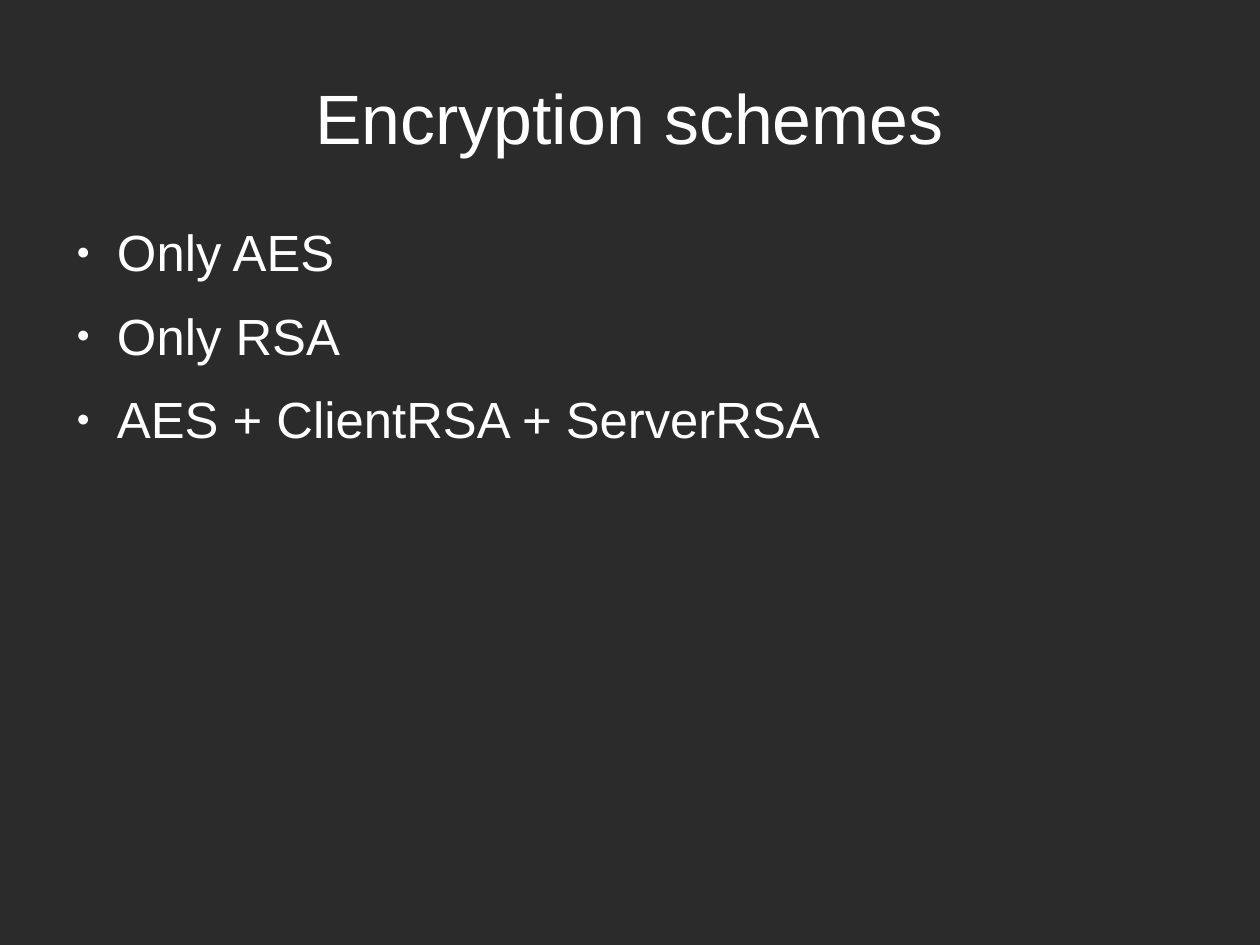
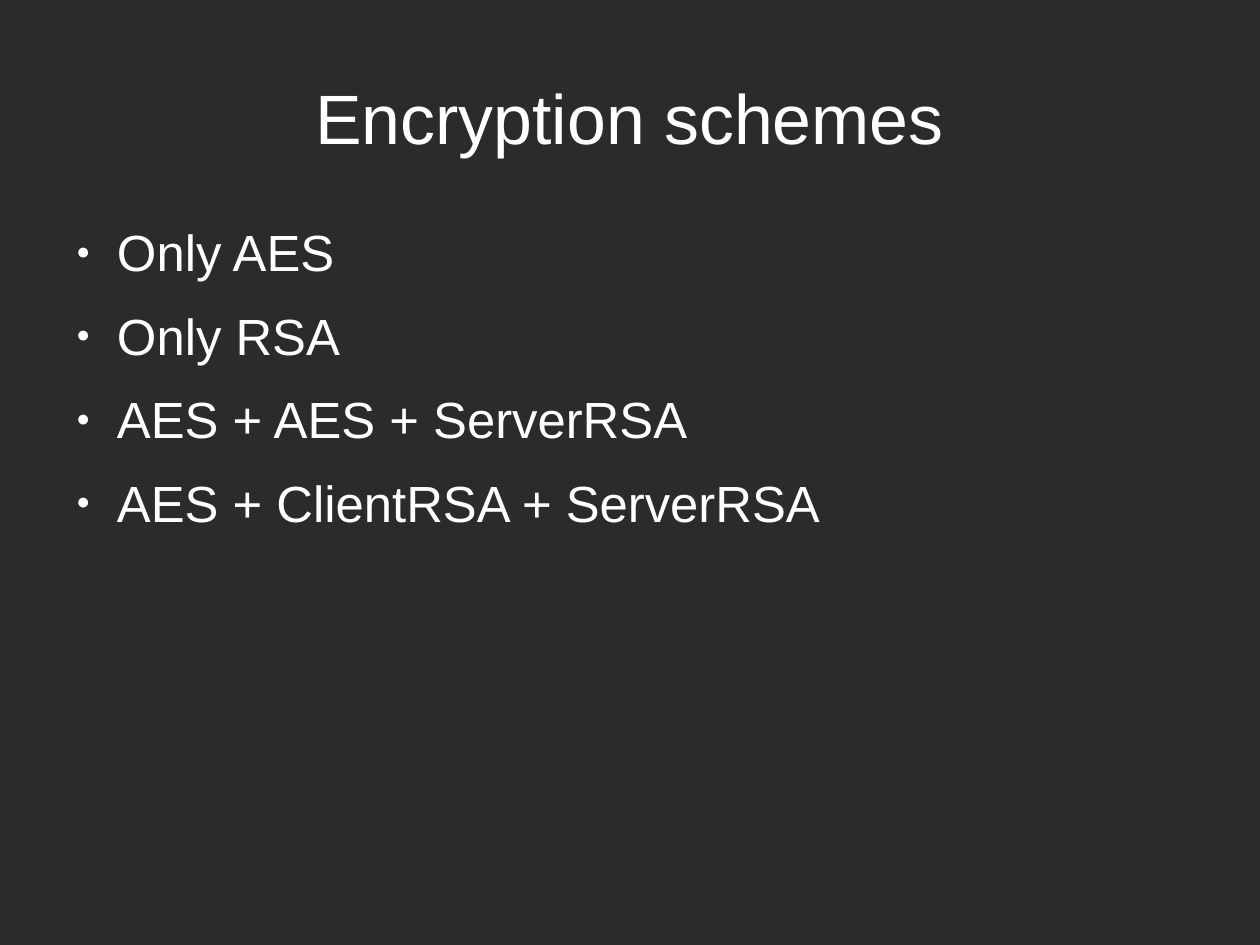
Before and after one commit to tarcisio-marinho/GonnaCry, a slide deck: slide 5 of Python/talk/na_beira_do_rio.odp. Drawn at 1260x945 pixels with LibreOffice and Linux fonts; fonts in the diff are those of the drawing; background and template pictures are left out; a plain dark background stands for a picture behind light text. Boxes give left, top, right and bottom in pixels: in the first picture for what was removed or moved away, otherwise in the second. Text is boxed around its words. In the diff, an @@ line names an element or a change of style, - is before the commit and + after.

```diff
--- a/Python/talk/na_beira_do_rio.odp
+++ b/Python/talk/na_beira_do_rio.odp
@@ text at (x1=117, y1=402, x2=687, y2=439): paragraph added @@
+● AES + AES + ServerRSA
```
Also in this commit, not shown: 4 slides added, 2 other files.
